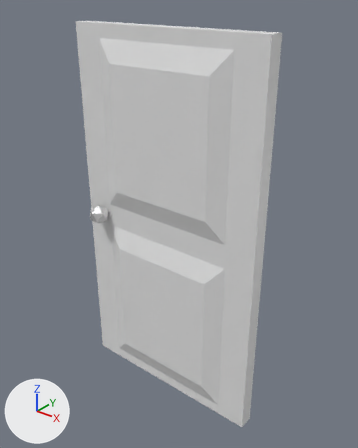
The FBX model Assets/Art/Models/LVL1/DoorAsset.fbx, before and after one commit.
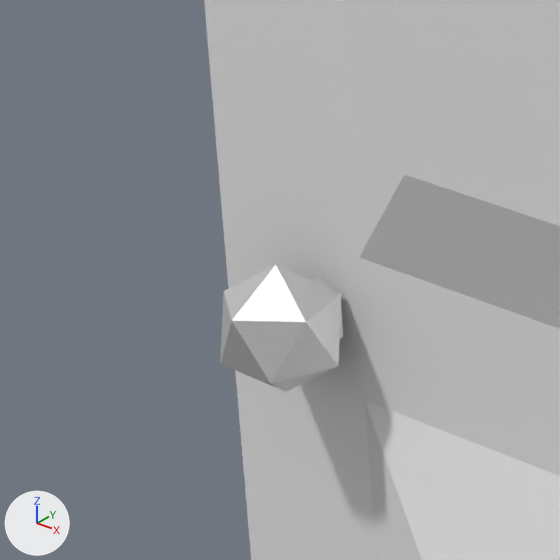
Each version appears first whole from a 50 mm camera at (5.71, -6.36, 2.52) aimed at (3.97, -4.18, 1.17), and next in a close-up on the part from 16% to 39% of the width and 37% to 55% of the height. Every picture has the same lights, and +X, +Y and +Z are marked at lower left. Where no turn or scale is listed for an object, it has been applied to the vertices.

Names of what the first close-up shows: 'DoorAsset'.
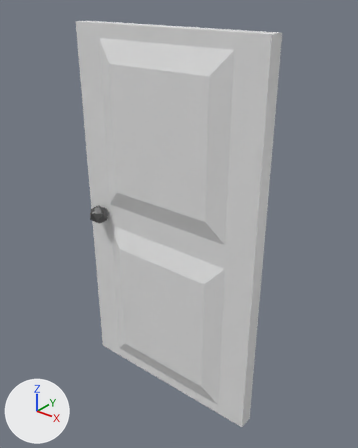
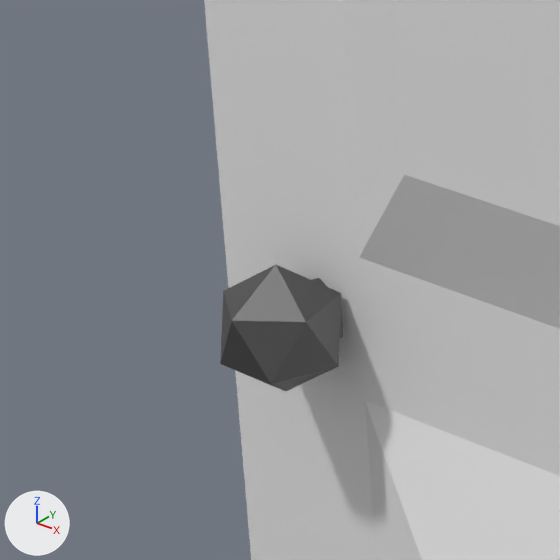
The newer file is also turned or shifted as a whole; pictures and numbers use the older file's frame.

Pixel boxes (x1, y1, x2, y2) of what changed, in the close-ups (560 x 560 px):
'DoorAsset', recoloured: (220, 262, 346, 394) in both

The change in detail:
Material 'Vertex_metal' (mat_vertex_metal) changes colour from white #e7e7e7 to grey #737373; in linear values from (0.8, 0.8, 0.8) to (0.172, 0.172, 0.172).
